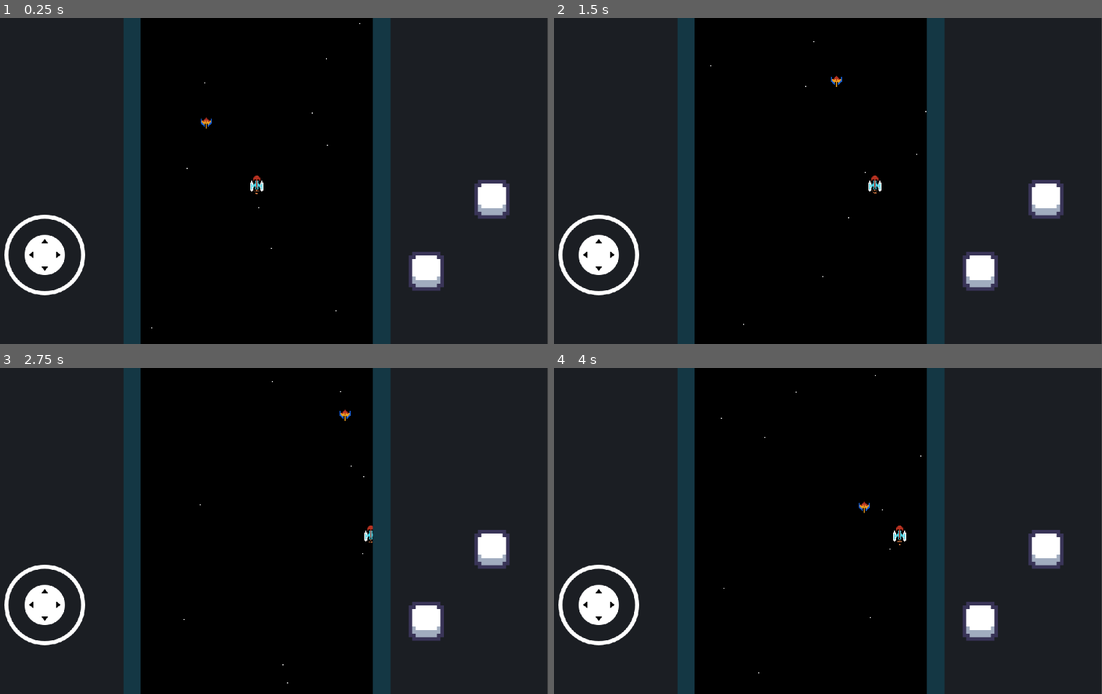
Above: before the commit, frames 1-4 (two rows, left to right).
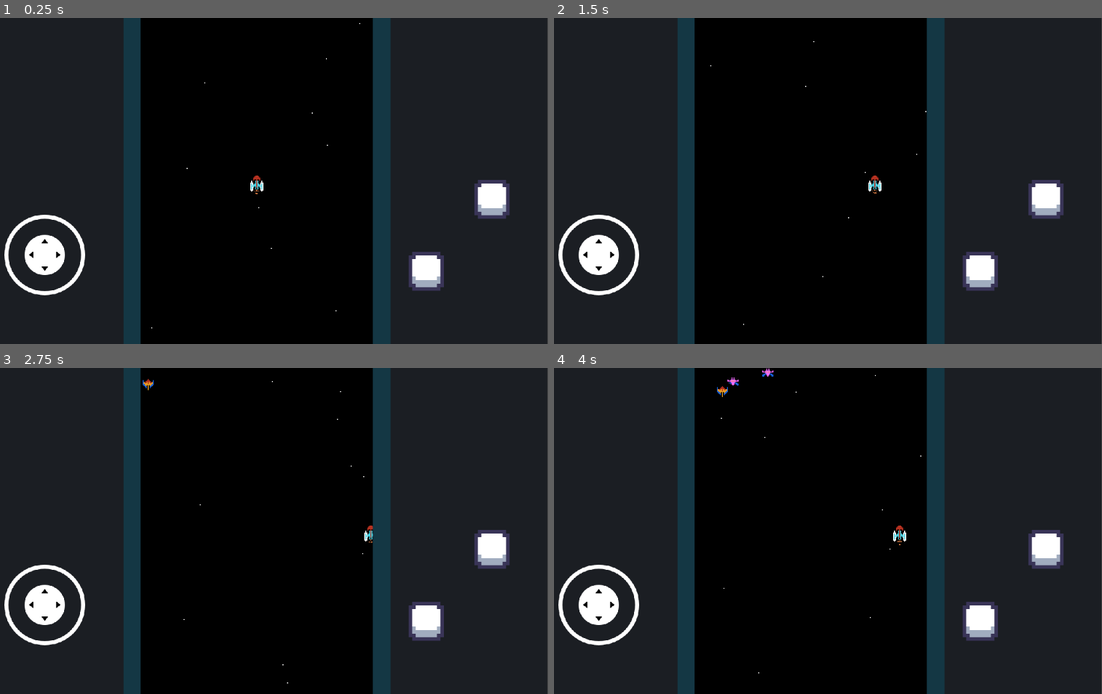
Above: after the commit, the same moments.

Repository: Ironjuan911/Galaxian_remake_code
Game: Godot game, scene res://Scenes/Game/UI.tscn
Two runs of this game, one before a commit and one after it. Both use one fixed random seed, a clock stepped at 60 frames per second and the inputs below.
Inputs (mouse positions are in pixels of both pictures, inside the frame that each line leads up to):
- Up to frame 1 (0.25 s): no input
- Up to frame 2 (1.5 s): move the mouse to (937, 164) at 0.52 s; hold Right (ui_right) 0.53-1.25 s; hold , (ui_attack) 0.53-1.25 s; click (937, 164) at 0.67 s; drag from (696, 197) to (784, 246) at 1.27 s
- Up to frame 3 (2.75 s): move the mouse to (317, 459) at 2.02 s; hold Right (ui_right) from 2.03 s (still down); hold , (ui_attack) from 2.03 s (still down)
- Up to frame 4 (4 s): release Right (ui_right) at 2.75 s; release , (ui_attack) at 2.75 s; drag from (784, 596) to (636, 482) at 2.77 s; move the mouse to (986, 579) at 3.52 s; hold Left (ui_left) from 3.53 s (still down); hold , (ui_attack) from 3.53 s (still down)

The runs differ from the first frame. In frame 1, less than 0.1% of the frame differs, in the area x 36-39%, y 30-35%; in frame 2, less than 0.1%; in frame 3, less than 0.1%; in frame 4, 0.2%, in the area x 29-58%, y 0-45%.

Commit message:
Spawn Enemies

Diff:
--- a/Scenes/Characters/Code/ai_enemy.gd
+++ b/Scenes/Characters/Code/ai_enemy.gd
@@ -1,21 +1,40 @@
 extends Node;
 class_name AI_Enemy;
 
+@export var right_zone : bool = true;
+
 @onready var node_parent : Node2D= $"..";
 
-const speed_direction : float = 0.1;
+const speed_direction : float = 0.5;
 var direction : Vector2;
 var point_reference : Vector2 = Vector2(71,-125);
-@onready var point_objective : Vector2 = point_reference;
+var point_objective : Vector2 = point_reference;
+
+@onready var min_range : Vector2 = Vector2(
+	-GlobalVariables.base_resolution_center_viewport.x/4 + 10,
+	-GlobalVariables.base_resolution_center_viewport.y/6 + 10
+)
+@onready var max_range : Vector2 = Vector2(
+	GlobalVariables.base_resolution_center_viewport.x/4 -10,
+	GlobalVariables.base_resolution_center_viewport.y/4 -10
+)
+
+func _new_ready() -> void:
+	pass;
 
 func _new_process(delta : float) -> void:
 	pass;
+
+func _ready() -> void:
+	_new_ready();
 
 func _physics_process(delta: float) -> void:
 	set_direction();
 	$"../RayCast2D".rotation = atan2(direction.x,direction.y);
 	$"../RayCast2D".scale = Vector2(1,1)*sqrt(direction.x**2+direction.y**2);
 	_new_process(delta);
+	if start_mode:
+		start();
 
 func set_direction() -> void:
 	var real_direction : Vector2 = get_direction(point_objective);
@@ -33,6 +52,52 @@
 	vector.y = -vector.y;
 	return vector;
 
+"""Zone objectives"""
 
-func start():
-	pass;
+var objective_list : Array[Vector2];
+var objective_index : int = 0;
+const max_objectives : int = 3;
+var start_mode : bool = false;
+
+func set_objectives() -> void:
+	print(objective_list);
+	if objective_list.is_empty():
+		start_mode = false;
+		new_objectives();
+
+	else:
+		next_objective();
+
+
+
+func new_objectives():
+	objective_list.resize(max_objectives);
+	objective_index = 0;
+	var j= 0;
+	while max_objectives-1 >= j:
+		await get_tree().process_frame;
+		objective_list[j] = Vector2(
+			GlobalVariables.create_random_number2(min_range.x,max_range.x),
+			GlobalVariables.create_random_number2(min_range.y,max_range.y)
+		)
+		j += 1;
+	objective_list = GlobalVariables.order_vectors_in_x(objective_list);
+	if (right_zone):
+		objective_list.reverse();
+
+func next_objective():
+	point_objective = objective_list[objective_index];
+	objective_list.erase(objective_index);
+	if objective_index + 1 == max_objectives:
+		objective_list.clear();
+		point_objective = point_reference;
+	else:
+		objective_index += 1;
+
+func start() -> void:
+	if not start_mode:
+		start_mode = true;
+		set_objectives();
+
+	if abs(point_objective.x-node_parent.position.x) <= 10 and abs(point_objective.y-node_parent.position.y) <= 10:
+		set_objectives();
--- a/Scenes/Characters/Code/character.gd
+++ b/Scenes/Characters/Code/character.gd
@@ -9,7 +9,7 @@
 	};
 
 var all_state_node: Dictionary = states.duplicate(); #Contiene los nodos que trata con los diversos estados del jugador (Se añaden en la funcion ready)
-var avaidable_states_node : Array[Node2D];
+var available_states_node : Array[Node2D];
 
 func extend_ready():
 	pass;
@@ -20,13 +20,13 @@
 	for name_state in states: #Se añaden los nodos de estados al array :D
 		all_state_node[name_state] = get_state_node(name_state);
 		i += 1;
-	avaidable_states_node = set_avaidable_states();
+	available_states_node = set_available_states();
 
 
 func _physics_process(delta: float) -> void:
 	var Delta = delta*58.86; ## un delta que no afecta el movimiento si es que olvidas ponerlo
 
-	for state in avaidable_states_node:
+	for state in available_states_node:
 		state.local_physics_process(Delta);
 
 	move_and_slide();
@@ -35,7 +35,7 @@
 	var stateNode;
 	return stateNode;
 
-func set_avaidable_states() -> Array[Node2D]: ## Funcion que retorna los nodos de los estados que se encuentran en true en un array :D
+func set_available_states() -> Array[Node2D]: ## Funcion que retorna los nodos de los estados que se encuentran en true en un array :D
 	var output_array : Array[Node2D];
 	output_array.resize(0);
 	var i = 0;
--- a/Scenes/Characters/Code/enemy.gd
+++ b/Scenes/Characters/Code/enemy.gd
@@ -1,5 +1,7 @@
 extends Character;
 class_name Enemy;
+
+@onready var AI : AI_Enemy = $AI_Enemy;
 
 func extend_ready() -> void:
 	states = { #Indica los estados posibles para el jugador
--- a/Scenes/Characters/Enemies/Enemy_1/ai_enemy_1.gd
+++ b/Scenes/Characters/Enemies/Enemy_1/ai_enemy_1.gd
@@ -1,75 +1,15 @@
 extends AI_Enemy;
 class_name AI_Enemy_1;
-
-var rng : RandomNumberGenerator = RandomNumberGenerator.new();
-
-var objective_list : Array[Vector2];
-var objective_index : int = 0;
-const max_objectives : int = 3;
-
-var start_mode : bool = false;
-
-@onready var min_range : Vector2 = Vector2(
-	-GlobalVariables.base_resolution_center_viewport.x/4 + 10,
-	-GlobalVariables.base_resolution_center_viewport.y/8 + 10
-)
-@onready var max_range : Vector2 = Vector2(
-	GlobalVariables.base_resolution_center_viewport.x/4 -10,
-	GlobalVariables.base_resolution_center_viewport.y/4 -10
-)
 
 func _ready() -> void:
 	pass;
 
 func _new_process(delta : float) -> void:
-	if start_mode:
-		start();
+
 	pass;
-
-func set_objectives() -> void:
-	print(objective_list);
-	if not objective_list.is_empty():
-		point_objective = objective_list[objective_index];
-		objective_list.erase(objective_index);
-		if objective_index + 1 == max_objectives:
-			objective_list.clear();
-			point_objective = point_reference;
-		else:
-			objective_index += 1;
-
-
-	if objective_list.is_empty():
-		start_mode = false;
-		objective_list.resize(max_objectives);
-
-		objective_index = 0;
-		var j= 0;
-		while max_objectives-1 >= j:
-			await get_tree().process_frame;
-			objective_list[j] = Vector2(
-				create_random_number(min_range.x,max_range.x),
-				create_random_number(min_range.y,max_range.y)
-			)
-			j += 1;
-		#objective_list = GlobalVariables.order_vectors_in_x(objective_list);
-
-func create_random_number(min_number : float, max_number : float) -> float:
-	rng.randomize();
-	var rd = rng.randf_range(min_number,max_number);
-	print(rd);
-	return rd;
 
 
 func _input(event: InputEvent) -> void:
 	if event.is_action_pressed("ui_attack"):
 		print("start");
 		start();
-
-
-func start() -> void:
-	if not start_mode:
-		start_mode = true;
-		set_objectives();
-
-	if abs(point_objective.x-node_parent.position.x) <= 10:
-		set_objectives();
--- /dev/null
+++ b/Scenes/Characters/Enemies/Enemy_2/Enemy_2.tscn
@@ -0,0 +1,29 @@
+[gd_scene load_steps=5 format=3 uid="uid://cov2nik73ytxq"]
+
+[ext_resource type="Script" path="res://Scenes/Characters/Code/enemy.gd" id="1_na1y5"]
+[ext_resource type="Texture2D" uid="uid://ci8nn2e3fj2fl" path="res://Sprites/Enemies/Enemy_2.png" id="2_hdosh"]
+[ext_resource type="Script" path="res://Scenes/Characters/Code/State_enemies/movement.gd" id="3_ar3n0"]
+[ext_resource type="Script" path="res://Scenes/Characters/Enemies/Enemy_2/ai_enemy_2.gd" id="4_qikc4"]
+
+[node name="Enemy2" type="CharacterBody2D"]
+script = ExtResource("1_na1y5")
+
+[node name="Sprite" type="Sprite2D" parent="."]
+position = Vector2(-0.5, 0)
+texture = ExtResource("2_hdosh")
+hframes = 4
+
+[node name="States" type="Node2D" parent="."]
+
+[node name="in_game" type="Node2D" parent="States" groups=["in_game"]]
+
+[node name="movement" type="Node2D" parent="States" groups=["movement"]]
+script = ExtResource("3_ar3n0")
+
+[node name="dead" type="Node2D" parent="States" groups=["dead"]]
+
+[node name="AI_Enemy" type="Node" parent="."]
+script = ExtResource("4_qikc4")
+
+[node name="RayCast2D" type="RayCast2D" parent="."]
+target_position = Vector2(0, -26)
--- /dev/null
+++ b/Scenes/Characters/Enemies/Enemy_2/ai_enemy_2.gd
@@ -0,0 +1,13 @@
+extends AI_Enemy
+
+
+# Called when the node enters the scene tree for the first time.
+func _ready() -> void:
+	point_reference = Vector2(-300,300);
+	point_objective = point_reference;
+	pass # Replace with function body.
+
+
+# Called every frame. 'delta' is the elapsed time since the previous frame.
+func _process(delta: float) -> void:
+	pass
--- a/Scenes/Characters/ManagerEnemies/ManagerEnemies.tscn
+++ b/Scenes/Characters/ManagerEnemies/ManagerEnemies.tscn
@@ -1,6 +1,83 @@
-[gd_scene load_steps=2 format=3 uid="uid://602fdqjnolp5"]
+[gd_scene load_steps=3 format=3 uid="uid://602fdqjnolp5"]
 
 [ext_resource type="Script" path="res://Scenes/Characters/ManagerEnemies/manager_enemies.gd" id="1_gljrp"]
+[ext_resource type="Script" path="res://Scenes/Characters/ManagerEnemies/spawn_enemies.gd" id="2_2uyhn"]
 
 [node name="ManagerEnemies" type="Node2D"]
 script = ExtResource("1_gljrp")
+
+[node name="SpawnEnemies" type="Node2D" parent="."]
+position = Vector2(-1, -29)
+script = ExtResource("2_2uyhn")
+
+[node name="Zones" type="Node2D" parent="."]
+
+[node name="Zone1" type="Node2D" parent="Zones" groups=["Zones"]]
+position = Vector2(-60, 0)
+
+[node name="Zone2" type="Node2D" parent="Zones" groups=["Zones"]]
+position = Vector2(-45, 0)
+
+[node name="Zone3" type="Node2D" parent="Zones" groups=["Zones"]]
+position = Vector2(-30, 0)
+
+[node name="Zone4" type="Node2D" parent="Zones" groups=["Zones"]]
+position = Vector2(-15, 0)
+
+[node name="Zone5" type="Node2D" parent="Zones" groups=["Zones"]]
+
+[node name="Zone6" type="Node2D" parent="Zones" groups=["Zones"]]
+position = Vector2(15, 0)
+
+[node name="Zone7" type="Node2D" parent="Zones" groups=["Zones"]]
+position = Vector2(30, 0)
+
+[node name="Zone8" type="Node2D" parent="Zones" groups=["Zones"]]
+position = Vector2(45, 0)
+
+[node name="Zone9" type="Node2D" parent="Zones" groups=["Zones"]]
+position = Vector2(60, 0)
+
+[node name="Zone10" type="Node2D" parent="Zones" groups=["Zones"]]
+position = Vector2(-60, 15)
+
+[node name="Zone11" type="Node2D" parent="Zones" groups=["Zones"]]
+position = Vector2(-45, 15)
+
+[node name="Zone12" type="Node2D" parent="Zones" groups=["Zones"]]
+position = Vector2(-30, 15)
+
+[node name="Zone13" type="Node2D" parent="Zones" groups=["Zones"]]
+position = Vector2(-15, 15)
+
+[node name="Zone14" type="Node2D" parent="Zones" groups=["Zones"]]
+position = Vector2(0, 15)
+
+[node name="Zone15" type="Node2D" parent="Zones" groups=["Zones"]]
+position = Vector2(15, 15)
+
+[node name="Zone16" type="Node2D" parent="Zones" groups=["Zones"]]
+position = Vector2(30, 15)
+
+[node name="Zone17" type="Node2D" parent="Zones" groups=["Zones"]]
+position = Vector2(45, 15)
+
+[node name="Zone18" type="Node2D" parent="Zones" groups=["Zones"]]
+position = Vector2(60, 15)
+
+[node name="Zone19" type="Node2D" parent="Zones" groups=["Zones"]]
+position = Vector2(-23, 30)
+
+[node name="Zone20" type="Node2D" parent="Zones" groups=["Zones"]]
+position = Vector2(-8, 30)
+
+[node name="Zone21" type="Node2D" parent="Zones" groups=["Zones"]]
+position = Vector2(8, 30)
+
+[node name="Zone22" type="Node2D" parent="Zones" groups=["Zones"]]
+position = Vector2(23, 30)
+
+[node name="TimerReady" type="Timer" parent="."]
+autostart = true
+
+[connection signal="timeout" from="TimerReady" to="." method="_ready_timer"]
--- a/Scenes/Characters/ManagerEnemies/manager_enemies.gd
+++ b/Scenes/Characters/ManagerEnemies/manager_enemies.gd
@@ -1,4 +1,27 @@
 extends Node2D;
+class_name ManagerEnemies;
+
+@onready var spawn_enemies: SpawnEnemies = $SpawnEnemies;
+@onready var all_zones : Array[Node] = get_tree().get_nodes_in_group("Zones");
+@onready var timer_ready: Timer = $TimerReady
+
+@onready var available_zones : int = all_zones.size();
+
+func get_random_zone_enemy() -> int:
+	return GlobalVariables.create_random_number(available_zones) - 1;
+
+func _ready() -> void:
+	pass;
+
+func new_enemy(id_zone : int)-> void:
+	var node_objective : Node2D = all_zones[id_zone];
+	var _enemy = spawn_enemies.spawn(node_objective.global_position);
 
 
-var data_enemy_1 : PackedScene = preload("res://Scenes/Characters/Enemies/Enemy_1/Enemy_1.tscn");
+var i = 0;
+func _ready_timer() -> void:
+	if i >= available_zones:
+		timer_ready.autostart = false;
+	else:
+		new_enemy(i);
+		i += 1;
--- /dev/null
+++ b/Scenes/Characters/ManagerEnemies/spawn_enemies.gd
@@ -0,0 +1,23 @@
+extends Node2D
+class_name SpawnEnemies;
+
+var data_enemy : Array[PackedScene] = [
+	preload("res://Scenes/Characters/Enemies/Enemy_1/Enemy_1.tscn"),
+	preload("res://Scenes/Characters/Enemies/Enemy_2/Enemy_2.tscn")
+]
+
+const available_enemies = 2;
+
+@onready var manager_enemies: ManagerEnemies = $".."
+
+
+
+func spawn(point_reference : Vector2) -> Enemy:
+	var id_enemy = GlobalVariables.create_random_number1(available_enemies) - 1;
+	var enemy : Enemy = data_enemy[id_enemy].instantiate();
+	get_parent().add_sibling(enemy);
+	enemy.position = global_position;
+
+	enemy.AI.point_reference = point_reference;
+	enemy.AI.point_objective = point_reference;
+	return enemy;
--- a/Scenes/Characters/Player/admin_states.gd
+++ b/Scenes/Characters/Player/admin_states.gd
@@ -11,7 +11,7 @@
 @onready var player : Player = $"..";
 
 func save_states() -> void:
-	player.avaidable_states_node = player.set_avaidable_states();
+	player.available_states_node = player.set_available_states();
 
 """
 Estado in_game
--- a/Scenes/Game/global_variables.gd
+++ b/Scenes/Game/global_variables.gd
@@ -2,7 +2,7 @@
 
 const meter : int = 8;
 const base_resolution_center_viewport : Vector2 = Vector2(460 , 649);
-const max_number : int = 999;
+var rng : RandomNumberGenerator = RandomNumberGenerator.new();
 
 func get_vector(arrival_point:Vector2, exit_point:Vector2) -> Vector2: #Adquiere un vector dependiendo de 2 puntos
 	var unit_vector = exit_point - arrival_point;
@@ -10,30 +10,21 @@
 	var vector = unit_vector/lambda;
 	return vector;
 
-func get_random_index(range_delta : float) -> float:
-	var min_range : float = 1-range_delta;
-	var max_range : float = 1+range_delta;
-	return randf_range(min_range,max_range);
 
 func order_vectors_in_x(Input_array : Array[Vector2]) -> Array[Vector2]:
-	Input_array = Input_array.duplicate();
-	var Output_array : Array[Vector2];
-	Output_array.resize(Input_array.size());
+	for i in range(Input_array.size()):
+		for j in range(0, Input_array.size() - i - 1):
+			if Input_array[j].x > Input_array[j + 1].x:
+				var temp = Input_array[j]
+				Input_array[j] = Input_array[j + 1]
+				Input_array[j + 1] = temp
+	return Input_array;
 
-	var i = 0;
-	var j = 0;
-	var index_min_vector;
-	var min_number : int = max_number;
-	for vectori in Output_array:
-		for vectorj in Input_array:
-			if vectorj.x <= min_number:
-				min_number = vectorj.x;
-				index_min_vector = j;
+func create_random_number2(min_number : float, max_number : float) -> float:
+	rng.randomize();
+	var rd = rng.randf_range(min_number,max_number);
+	return rd;
 
-			j +=1
-		j = 0;
-		Output_array[i] = Input_array[index_min_vector];
-		Input_array.erase(index_min_vector);
-		i += 1;
-
-	return Output_array;
+func create_random_number1(number : int) -> int:
+	rng.randomize();
+	return rng.randi() % number + 1
--- a/Scenes/World/World.tscn
+++ b/Scenes/World/World.tscn
@@ -2,7 +2,7 @@
 
 [ext_resource type="PackedScene" uid="uid://rgmyvohdjscp" path="res://Scenes/Characters/Player/player.tscn" id="1_pg3h5"]
 [ext_resource type="Script" path="res://Scenes/World/camera.gd" id="2_fs553"]
-[ext_resource type="PackedScene" uid="uid://bqwys1y2grnq4" path="res://Scenes/Characters/Enemies/Enemy_1/Enemy_1.tscn" id="3_h7l52"]
+[ext_resource type="PackedScene" uid="uid://602fdqjnolp5" path="res://Scenes/Characters/ManagerEnemies/ManagerEnemies.tscn" id="4_i1nk1"]
 
 [sub_resource type="CanvasTexture" id="CanvasTexture_4llfu"]
 
@@ -61,5 +61,6 @@
 emission_rect_extents = Vector2(115, 1)
 anim_speed_max = 15.67
 
-[node name="Enemy1" parent="." instance=ExtResource("3_h7l52")]
-position = Vector2(-52, -57)
+[node name="ManagerEnemies" parent="." instance=ExtResource("4_i1nk1")]
+position = Vector2(0, -149)
+scale = Vector2(1.7, 1.7)
Binary file added: Sprites/Enemies/Enemy_2.png
Not shown, added: Sprites/Enemies/Enemy_2.png.import
